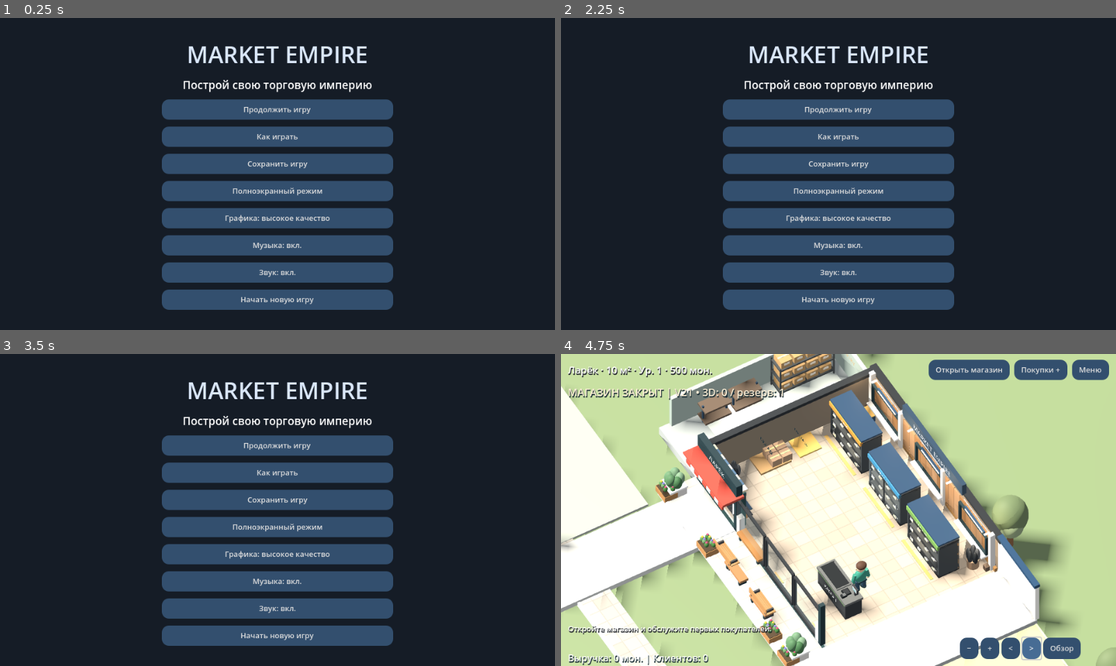
Above: before the commit, frames 1-4 (two rows, left to right).
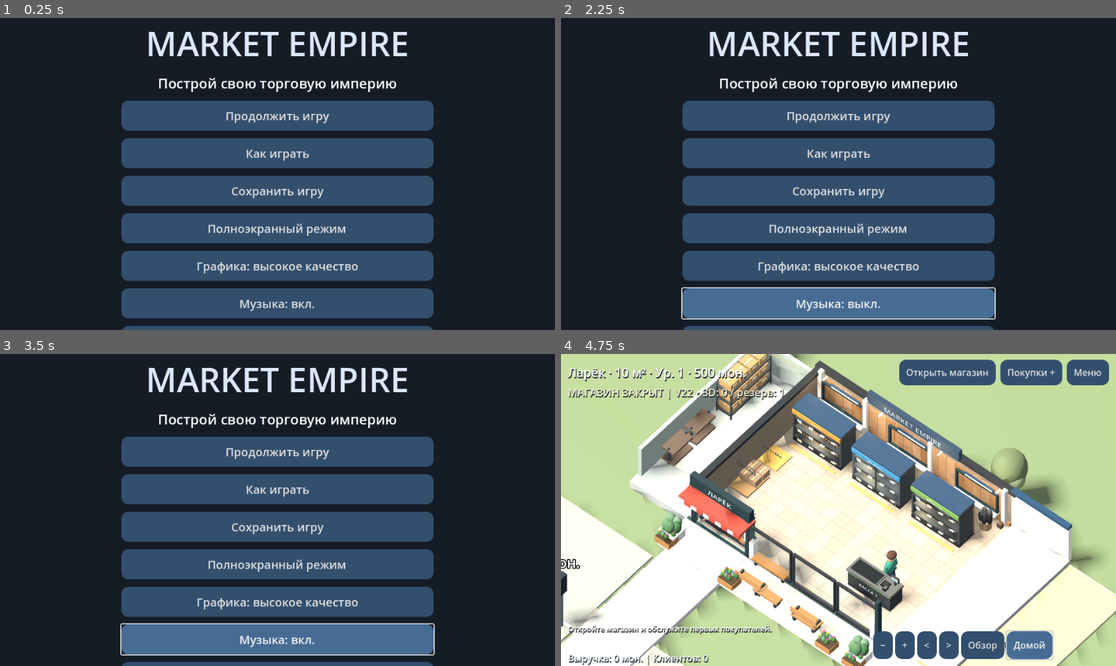
Above: after the commit, the same moments.

Repository: Denis-create-boop/mobile_game
Game: Godot game, scene res://main.tscn
Same seed, same stepped clock (60 frames per second), same inputs: the game is played once before the commit and once after it.
Inputs (mouse positions are in pixels of both pictures, inside the frame that each line leads up to):
- Up to frame 1 (0.25 s): no input
- Up to frame 2 (2.25 s): click "Покупки +" at 0.5 s; click "Меню" at 1.25 s; click "+" at 2 s
- Up to frame 3 (3.5 s): click "Обзор" at 2.75 s
- Up to frame 4 (4.75 s): click "Продолжить игру" at 3.5 s; click (1027, 644) at 4.25 s, where only the run after the commit has a clickable "Домой"

The runs differ from the first frame. In frame 1, 25% of the frame differs, in the area x 21-79%, y 4-100%; in frame 2, 28%; in frame 3, 28%; in frame 4, 54%, in the area x 0-100%, y 0-100%.

Commit message:
V22: larger menu, camera recovery, dark scene background and browser screenshot checks

Diff:
--- a/main.gd
+++ b/main.gd
@@ -148,8 +148,8 @@
 func button(parent: Node, value: String, action: Callable) -> Button:
 	var b = Button.new()
 	b.text = value
-	b.custom_minimum_size.y = 35
-	b.add_theme_font_size_override("font_size", 13)
+	b.custom_minimum_size.y = 44
+	b.add_theme_font_size_override("font_size", 16)
 	b.add_theme_stylebox_override("normal", style(Color("#334f6e")))
 	b.add_theme_stylebox_override("hover", style(Color("#476c94")))
 	b.add_theme_stylebox_override("pressed", style(Color("#233b57")))
@@ -174,7 +174,7 @@
 	overlay_bar.offset_right=-12
 	overlay_bar.offset_top=10
 	overlay_bar.add_theme_constant_override("separation",8)
-	hud=label(overlay_bar,"",17)
+	hud=label(overlay_bar,"",21)
 	hud.add_theme_color_override("font_shadow_color",Color("#20232a"))
 	hud.add_theme_constant_override("shadow_offset_x",1)
 	hud.add_theme_constant_override("shadow_offset_y",2)
@@ -190,8 +190,8 @@
 	panel.set_anchors_and_offsets_preset(Control.PRESET_TOP_RIGHT)
 	panel.offset_left=-356
 	panel.offset_right=-12
-	panel.offset_top=55
-	panel.offset_bottom=475
+	panel.offset_top=65
+	panel.offset_bottom=520
 	panel.hide()
 	tabs = TabContainer.new()
 	tabs.add_theme_font_size_override("font_size", 13)
@@ -250,20 +250,21 @@
 	controls_bar=HBoxContainer.new()
 	add_child(controls_bar)
 	controls_bar.set_anchors_and_offsets_preset(Control.PRESET_BOTTOM_RIGHT)
-	controls_bar.offset_left=-270
+	controls_bar.offset_left=-420
 	controls_bar.offset_right=-12
-	controls_bar.offset_top=-49
+	controls_bar.offset_top=-60
 	controls_bar.offset_bottom=-12
 	button(controls_bar,"−",func(): visual.zoom(1.15))
 	button(controls_bar,"+",func(): visual.zoom(0.87))
 	button(controls_bar,"<",func(): visual.rotate_view(-1))
 	button(controls_bar,">",func(): visual.rotate_view(1))
 	button(controls_bar,"Обзор",func(): visual.overview())
+	button(controls_bar,"Домой",func(): visual.reset_view())
 	hint=Label.new()
 	add_child(hint)
 	hint.set_anchors_and_offsets_preset(Control.PRESET_BOTTOM_WIDE)
 	hint.offset_left=12
-	hint.offset_right=-290
+	hint.offset_right=-430
 	hint.offset_top=-74
 	hint.offset_bottom=-45
 	hint.mouse_filter=Control.MOUSE_FILTER_IGNORE
@@ -846,13 +847,13 @@
 	var center=CenterContainer.new()
 	menu.add_child(center)
 	var column=VBoxContainer.new()
-	column.custom_minimum_size.x=400
-	column.add_theme_constant_override("separation",12)
+	column.custom_minimum_size.x=540
+	column.add_theme_constant_override("separation",13)
 	center.add_child(column)
-	var heading=label(column,"MARKET EMPIRE",40)
+	var heading=label(column,"MARKET EMPIRE",58)
 	heading.horizontal_alignment=HORIZONTAL_ALIGNMENT_CENTER
 	heading.add_theme_color_override("font_color",Color("#dbe8fa"))
-	var subtitle=label(column,"Построй свою торговую империю",19)
+	var subtitle=label(column,"Построй свою торговую империю",24)
 	subtitle.horizontal_alignment=HORIZONTAL_ALIGNMENT_CENTER
 	button(column,"Продолжить игру",func(): menu.hide())
 	button(column,"Как играть",show_help)
@@ -866,6 +867,12 @@
 	var toggle=button(column,"Звук: "+("выкл." if muted else "вкл."),toggle_sound)
 	toggle.name="SoundToggle"
 	button(column,"Начать новую игру",confirm_reset)
+	for child in column.get_children():
+		if child is Button:
+			child.custom_minimum_size.y=52
+			child.add_theme_font_size_override("font_size",20)
+	var version_label=label(column,"V22",14)
+	version_label.horizontal_alignment=HORIZONTAL_ALIGNMENT_CENTER
 
 func toggle_sound():
 	muted=not muted
--- a/store_visual.gd
+++ b/store_visual.gd
@@ -80,6 +80,8 @@
 	viewport = SubViewport.new()
 	viewport.size = Vector2i(960,640)
 	viewport.own_world_3d = true
+	viewport.disable_3d=false
+	viewport.transparent_bg=false
 	viewport.msaa_3d = Viewport.MSAA_DISABLED if OS.has_feature("web") else Viewport.MSAA_2X
 	viewport.render_target_update_mode = SubViewport.UPDATE_ALWAYS
 	add_child(viewport)
@@ -88,7 +90,7 @@
 	var env = WorldEnvironment.new()
 	var e = Environment.new()
 	e.background_mode = Environment.BG_COLOR
-	e.background_color = Color("#dce5ed")
+	e.background_color = Color("#303b40")
 	e.ambient_light_source = Environment.AMBIENT_SOURCE_COLOR
 	e.ambient_light_color = Color("#f0f2f5")
 	e.ambient_light_energy = 0.55
@@ -124,6 +126,8 @@
 	build_realistic_details()
 	build_street_details()
 	reset_view()
+	camera.make_current()
+	call_deferred("ensure_camera")
 	print("Market assets loaded: ",asset_library.catalog.get("market",{}).size())
 	status_label = Label.new()
 	status_label.position = Vector2(12,53)
@@ -677,7 +681,7 @@
 		actor(people[i],c["pos"],c["carry"],delta)
 		var tag: Label3D=people[i].get_meta("order")
 		tag.text=game.GOODS[c["item"]] if c["phase"]<4 and not c["carry"] else ("Оплата" if c["carry"] and c["phase"]<4 else "")
-	status_label.text=("МАГАЗИН ОТКРЫТ" if game.running else "МАГАЗИН ЗАКРЫТ")+" | V21 • 3D: %d / резерв: %d" % [asset_library.loaded_count,asset_library.fallback_count]
+	status_label.text=("МАГАЗИН ОТКРЫТ" if game.running else "МАГАЗИН ЗАКРЫТ")+" | V22 • 3D: %d / резерв: %d" % [asset_library.loaded_count,asset_library.fallback_count]
 	sales_label.position=Vector2(12,size.y-26)
 	sales_label.text="Выручка: %d мон. | Клиентов: %d" % [game.revenue,game.customers.size()]
 
@@ -1078,6 +1082,13 @@
 	stretch_shrink=1 if quality_high else 2
 	viewport.render_target_update_mode=SubViewport.UPDATE_ALWAYS
 
+func ensure_camera():
+	if not is_instance_valid(camera):
+		return
+	camera.make_current()
+	viewport.render_target_update_mode=SubViewport.UPDATE_ALWAYS
+	update_camera()
+
 # Retail materials: reusable brushed metal, satin wood and transparent glazing.
 func metalize(n: MeshInstance3D, color: Color, rough: float=0.35):
 	var material=mat(color).duplicate() as StandardMaterial3D
